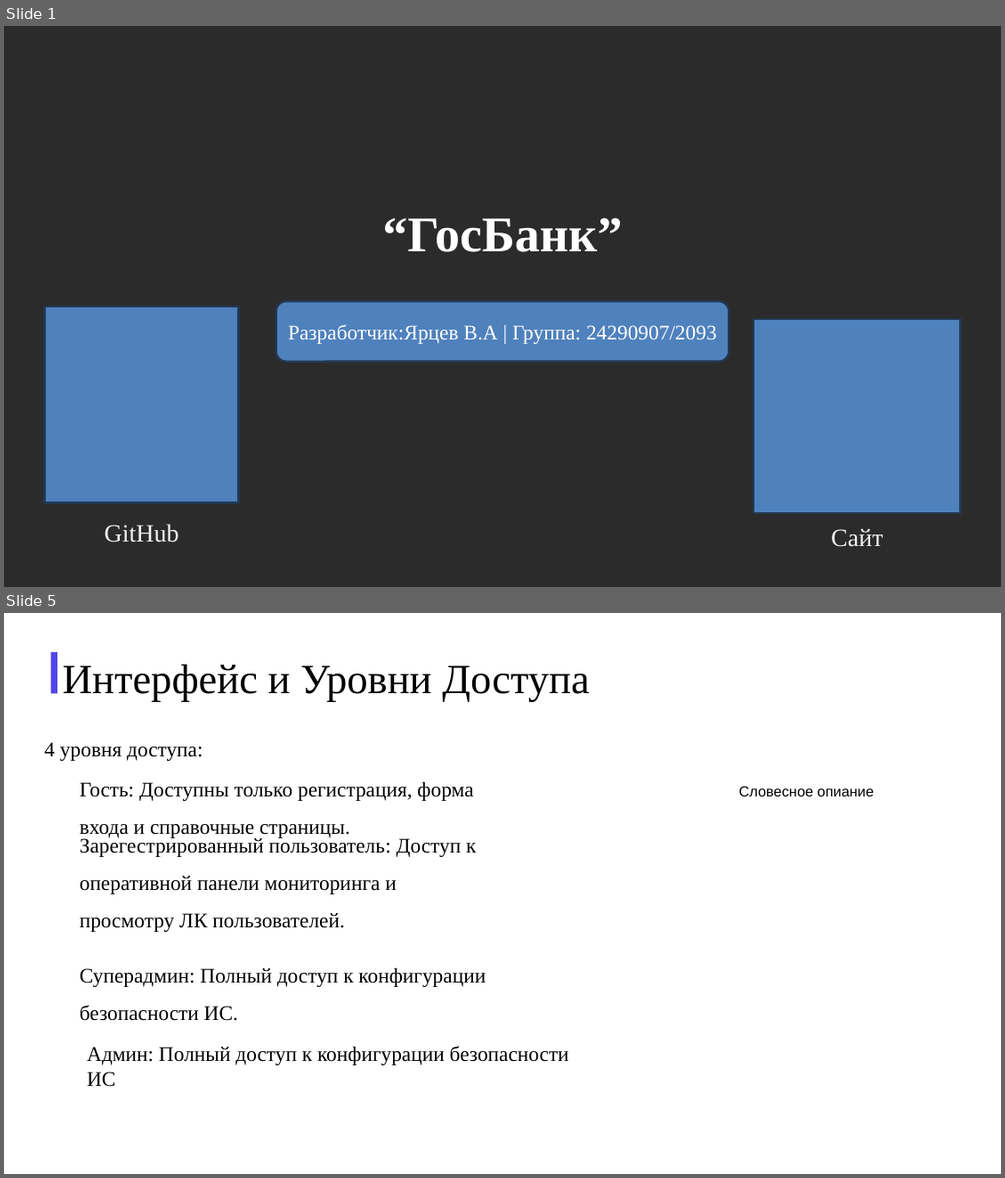
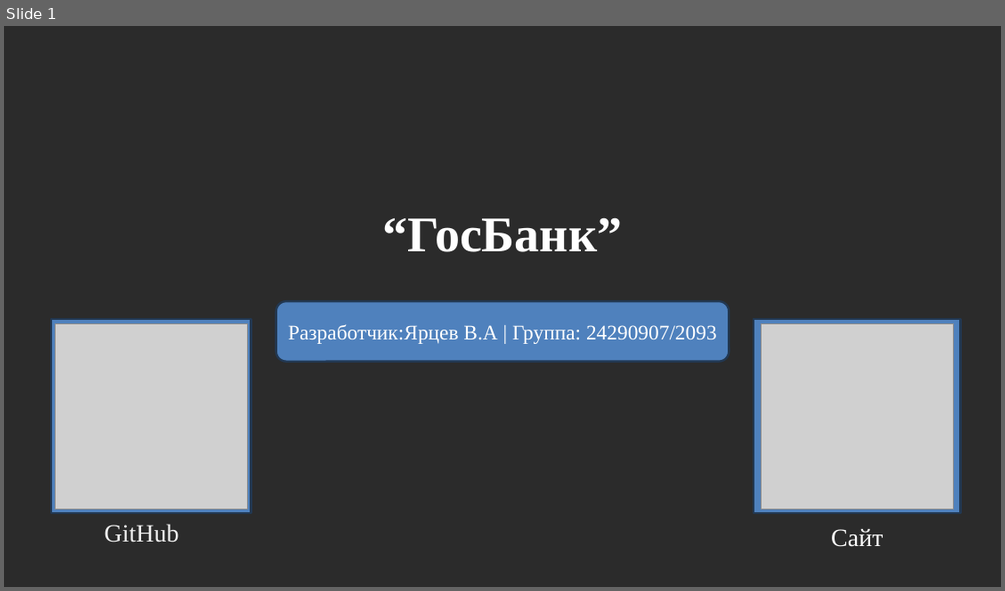
Before and after one commit to KOngfrost/BankBankBank, a slide deck: GosBank.pptx. Shown one above the other, each under a label of ours: slides 1 and 5 before the commit, slide 1 after it; the slides between them are not shown. The pictures are 1005x1178 and 1005x591 pixels, drawn with LibreOffice and Linux fonts; fonts in the diff are those of the drawing; grey boxes stand for pictures; background and template pictures are left out; a plain dark background stands for a picture behind light text. Boxes give left, top, right and bottom in pixels: in the first picture for what was removed or moved away, otherwise in the second. Text is boxed around its words. In the diff, an @@ line names an element or a change of style, - is before the commit and + after.

```diff
--- a/GosBank.pptx
+++ b/GosBank.pptx
@@ slide 5 removed at <box>4,613,1001,1174</box>, background picture (left out) @@
@@ rectangle removed at <box>50,652,57,693</box> @@
@@ text removed at <box>63,664,590,702</box> @@
-Интерфейс и Уровни Доступа
@@ text removed at <box>44,742,202,761</box> @@
-4 уровня доступа:
@@ text removed at <box>80,781,473,839</box> @@
-Гость: Доступны только регистрация, форма входа и справочные страницы.
@@ text removed at <box>739,786,874,796</box> @@
-Словесное опиание
@@ text removed at <box>80,836,476,932</box> @@
-Зарегестрированный пользователь: Доступ к оперативной панели мониторинга и просмотру ЛК пользователей.
@@ text removed at <box>80,967,485,1021</box> @@
-Суперадмин: Полный доступ к конфигурации безопасности ИС.
@@ text removed at <box>87,1046,569,1086</box> @@
-Админ: Полный доступ к конфигурации безопасности ИС
@@ slide 1 changed as well @@
@@ rectangle: place and size @@
-rectangle at <box>44,306,239,502</box>
+rectangle at <box>51,319,251,514</box>
@@ picture added at <box>55,323,247,509</box> @@
@@ picture added at <box>760,323,954,509</box> @@
```
Also in this commit, not shown: 11 other slides changed, 4 slides added, 3 other slides removed, 4 other files.
